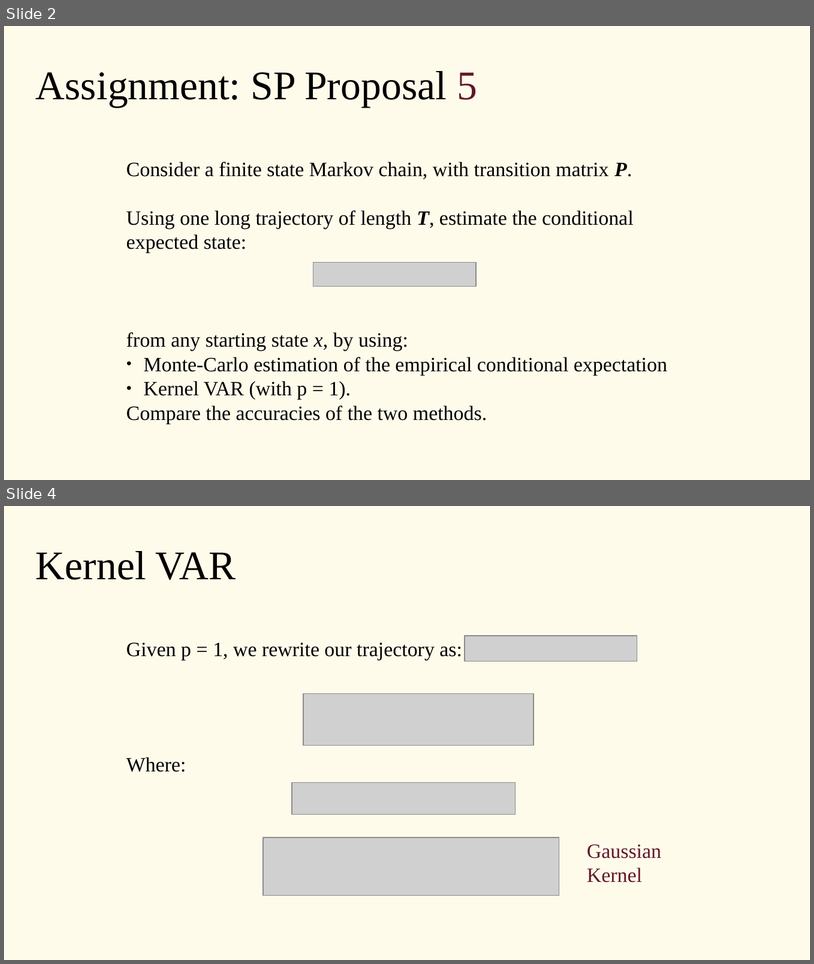
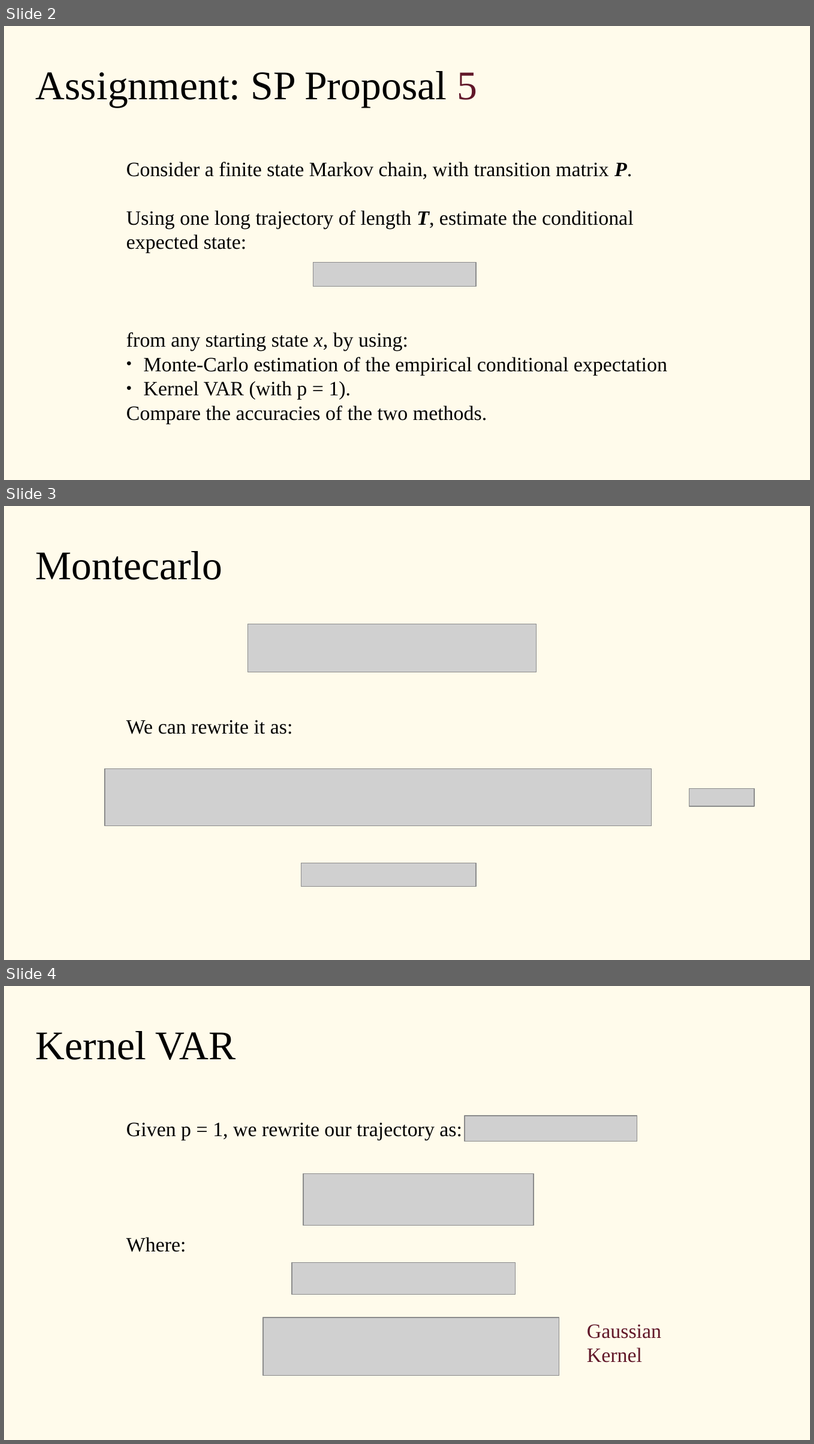
Before and after one commit to inkeaton/SPRL, a slide deck: SPRL.odp. Shown one above the other, each under a label of ours: slides 2 and 4 before the commit, slides 2, 3 and 4 after it; the slides between them are not shown. The pictures are 814x964 and 814x1444 pixels, drawn with LibreOffice and Linux fonts; fonts in the diff are those of the drawing; grey boxes stand for pictures. Boxes give left, top, right and bottom in pixels: in the first picture for what was removed or moved away, otherwise in the second. Text is boxed around its words. In the diff, an @@ line names an element or a change of style, - is before the commit and + after.

```diff
--- a/SPRL.odp
+++ b/SPRL.odp
@@ slide 3 added at box(4, 506, 810, 960), background #FFFBEB @@
@@ subtitle added at box(36, 551, 223, 580), 40 pt, text #000000 @@
+Montecarlo
@@ picture added at box(248, 624, 537, 672) @@
@@ text added at box(126, 720, 293, 734), 20 pt, text #000000 @@
+We can rewrite it as:
@@ picture added at box(105, 769, 653, 826) @@
@@ picture added at box(690, 789, 755, 806) @@
@@ picture added at box(302, 862, 477, 886) @@
```
Also in this commit, not shown: 1 slide changed, 6 other slides added, 1 slide removed, 1 other file.
